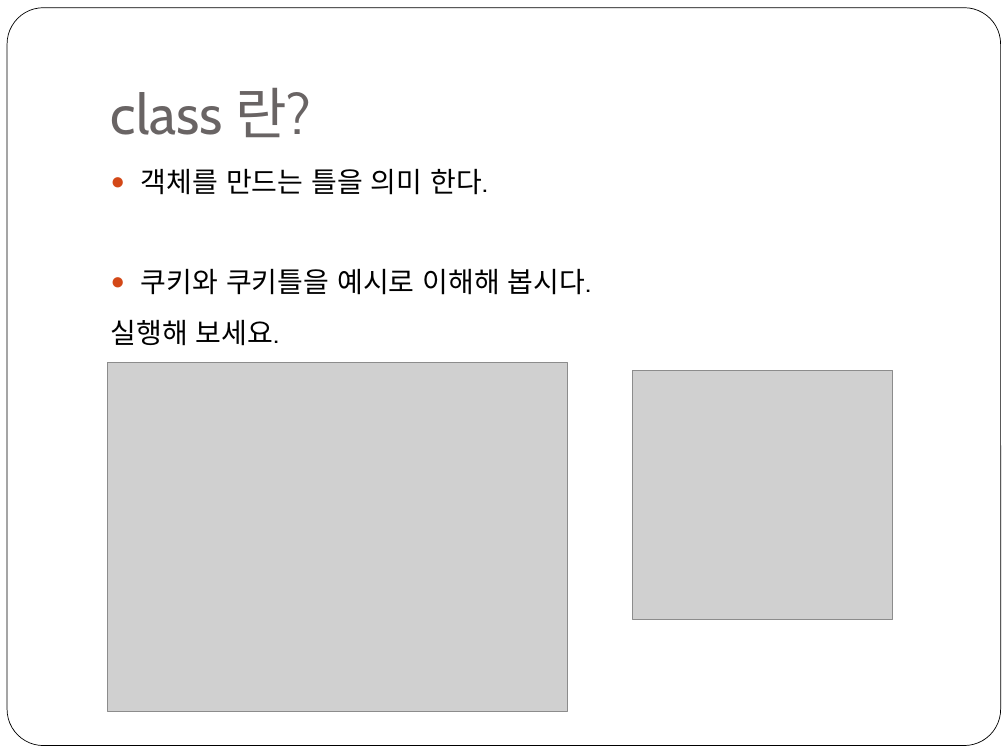
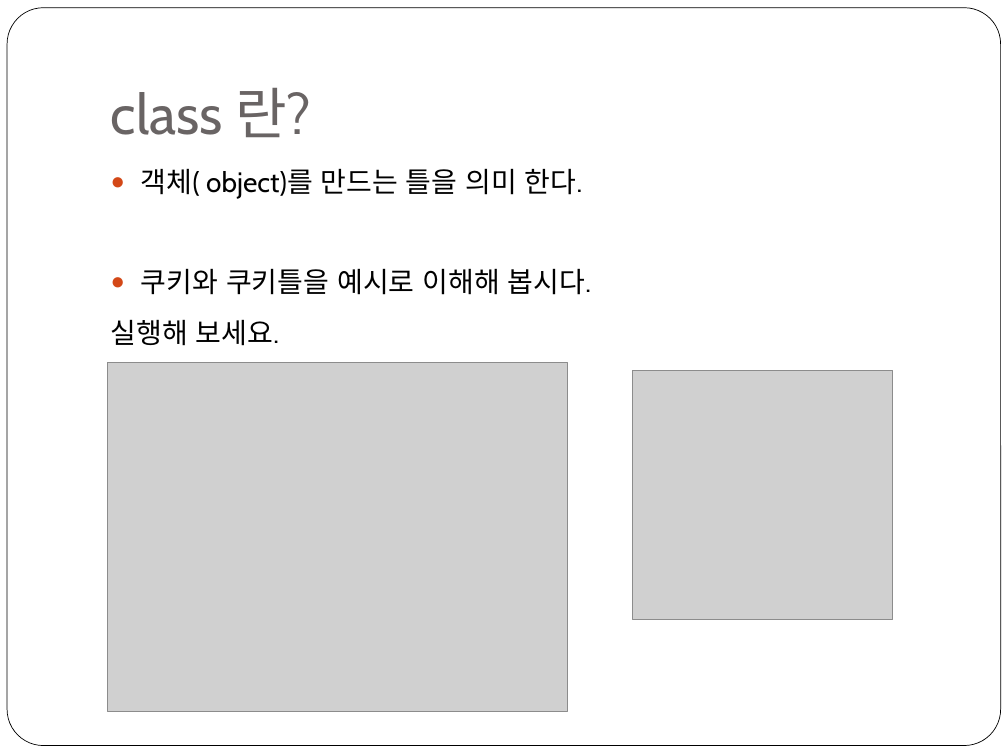
Before and after one commit to freshmea/weizman_python_class, a slide deck: slide 3 of textbook/파이썬2-2교시.pptx. Drawn at 1008x756 pixels with LibreOffice and Linux fonts; fonts in the diff are those of the drawing; grey boxes stand for pictures. Boxes give left, top, right and bottom in pixels: in the first picture for what was removed or moved away, otherwise in the second. Text is boxed around its words. In the diff, an @@ line names an element or a change of style, - is before the commit and + after.

```diff
--- a/textbook/파이썬2-2교시.pptx
+++ b/textbook/파이썬2-2교시.pptx
@@ text at (141, 168, 582, 199): text changed @@
-● 객체를 만드는 틀을 의미 한다.
+● 객체( object)를 만드는 틀을 의미 한다.
```
Also in this commit, not shown: 3 other files.
